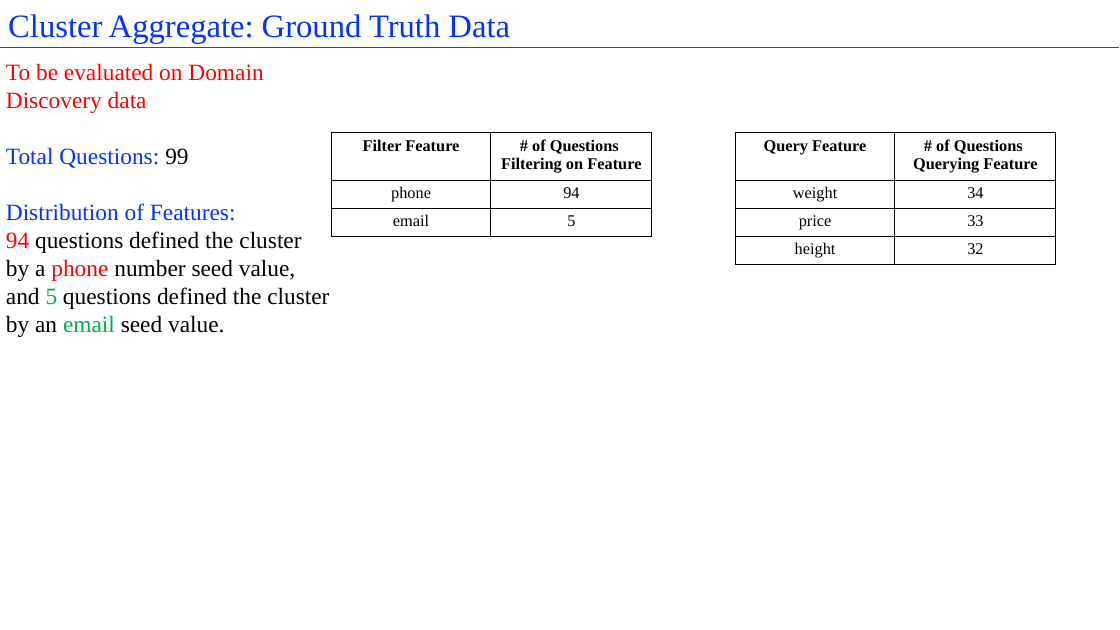
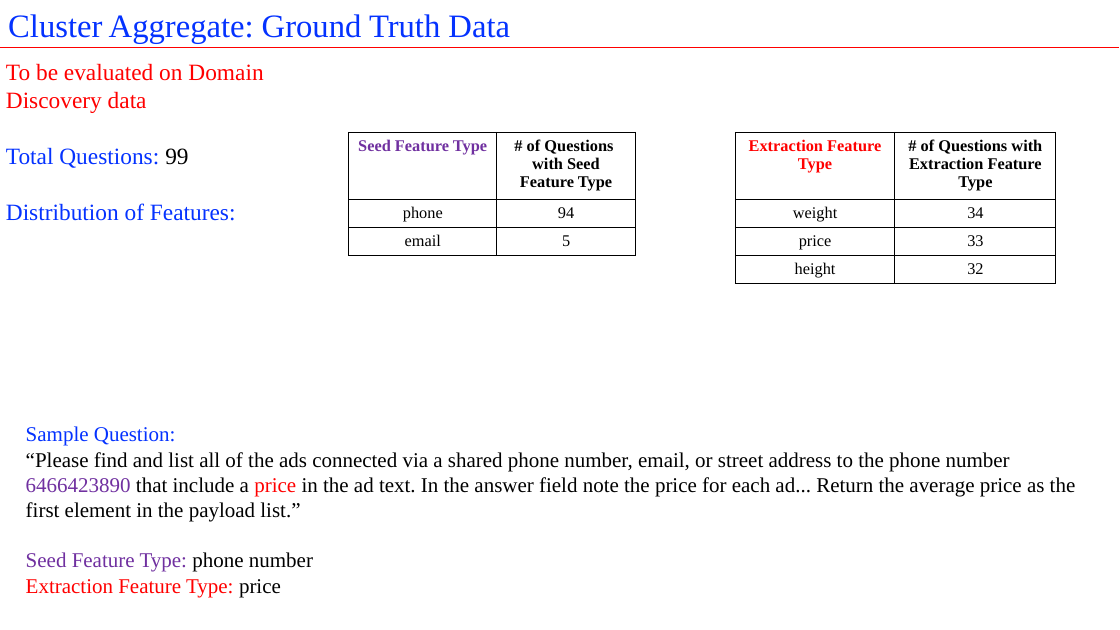
Before and after one commit to istresearch/qpr-fall-2016-eval, a slide deck: slide 26 of evaluation/Fall_2016_QPR_Post_Hoc.pptx (slide 23 before the commit). Drawn at 1120x630 pixels with LibreOffice and Linux fonts; fonts in the diff are those of the drawing. Boxes give left, top, right and bottom in pixels: in the first picture for what was removed or moved away, otherwise in the second. Text is boxed around its words. In the diff, an @@ line names an element or a change of style, - is before the commit and + after.

```diff
--- a/evaluation/Fall_2016_QPR_Post_Hoc.pptx
+++ b/evaluation/Fall_2016_QPR_Post_Hoc.pptx
@@ table at (349,133,635,256) @@
-row 1, column 1: Filter Feature
+row 1, column 1: Seed Feature Type
-row 1, column 2: # of Questions / Filtering on Feature
+row 1, column 2: # of Questions / with Seed Feature Type
@@ table: place and size @@
-table at (331,133,652,236)
+table at (349,133,635,256)
@@ table at (735,133,1056,284) @@
-row 1, column 1: Query Feature
+row 1, column 1: Extraction Feature Type
-row 1, column 2: # of Questions / Querying Feature
+row 1, column 2: # of Questions with / Extraction Feature Type
@@ text at (6,231,329,337): paragraphs removed @@
-94 questions defined the cluster
-by a phone number seed value, and 5 questions defined the cluster by an email seed value.
@@ text added at (26,426,1076,597), 18 pt, text #000000 @@
+Sample Question:
+“Please find and list all of the ads connected via a shared phone number, email, or street address to the phone number 6466423890 that include a price in the ad text. In the answer field note the price for each ad... Return the average price as the first element in the payload list.”
+Seed Feature Type: phone number
+Extraction Feature Type: price
```
Also in this commit, not shown: 29 other slides changed, 9 slides added, 2 other files.
